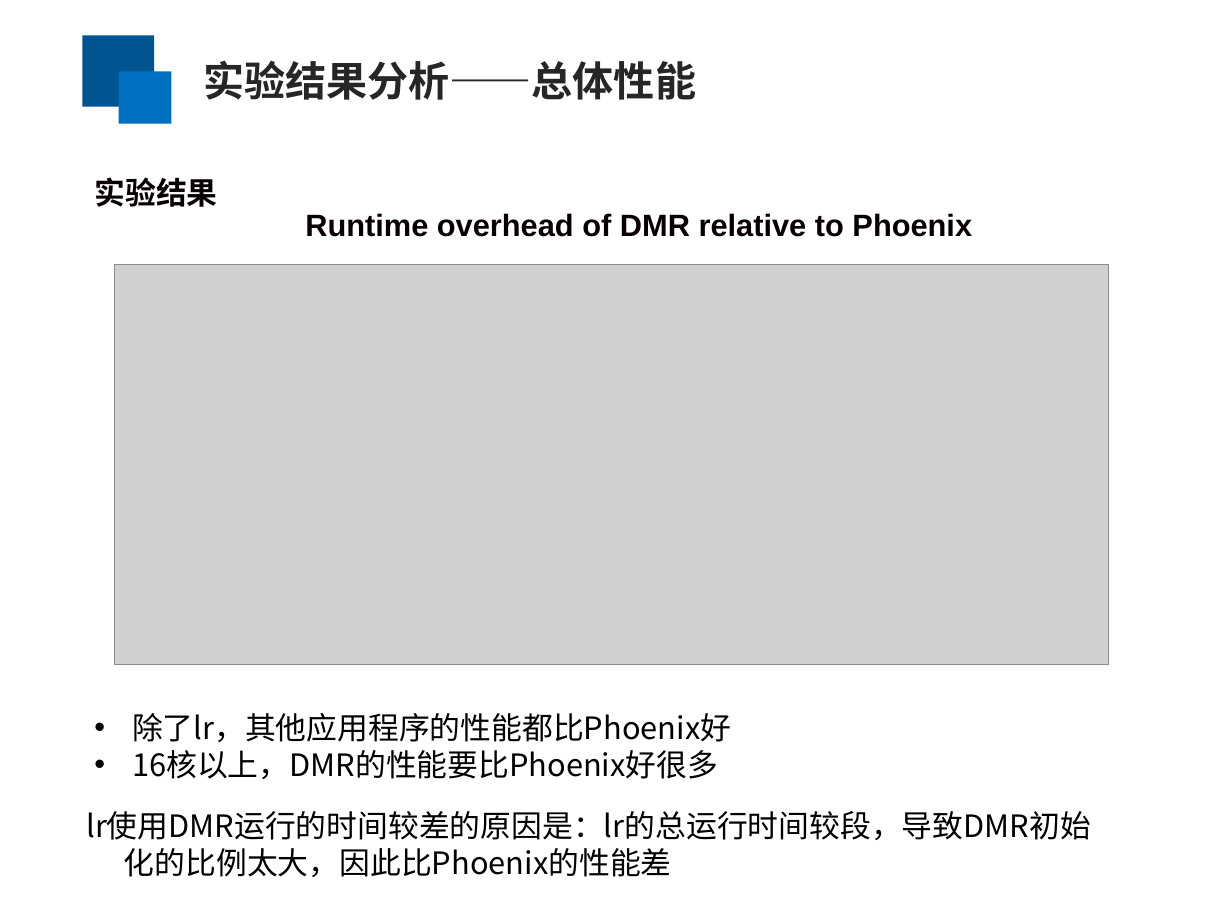
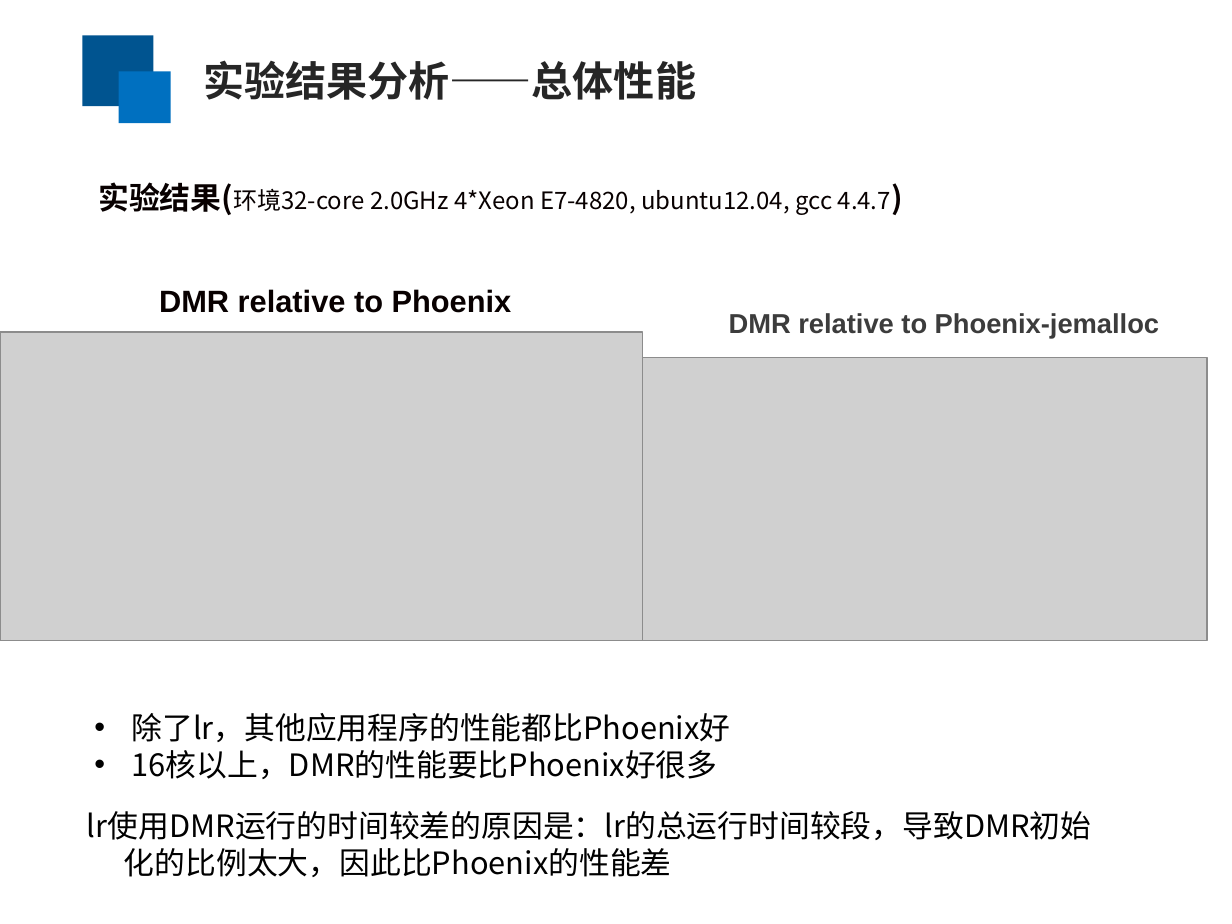
Before and after one commit to yufenyu/work, a slide deck: slide 17 of dmr_paper/paper/chinaSys-2016.ppt (slide 14 before the commit). Drawn at 1232x924 pixels with LibreOffice and Linux fonts; fonts in the diff are those of the drawing; grey boxes stand for pictures. Boxes give left, top, right and bottom in pixels: in the first picture for what was removed or moved away, otherwise in the second. Text is boxed around its words. In the diff, an @@ line names an element or a change of style, - is before the commit and + after.

```diff
--- a/dmr_paper/paper/chinaSys-2016.ppt
+++ b/dmr_paper/paper/chinaSys-2016.ppt
@@ text at box(98, 182, 891, 215): text changed; size 18 to 14 pt; bold off @@
-实验结果
+实验结果(环境32-core 2.0GHz 4*Xeon E7-4820, ubuntu12.04, gcc 4.4.7)
@@ text at box(159, 289, 512, 313): text changed @@
-Runtime overhead of DMR relative to Phoenix
+DMR relative to Phoenix
@@ text added at box(729, 313, 1159, 339), 16 pt, text #3C3C3C, bold @@
+DMR relative to Phoenix-jemalloc
@@ picture added at box(0, 331, 643, 639) @@
@@ picture: place and size @@
-picture at box(115, 264, 1109, 664)
+picture at box(628, 357, 1207, 641)
```
Also in this commit, not shown: 8 other slides changed, 8 slides added, 6 slides removed.
